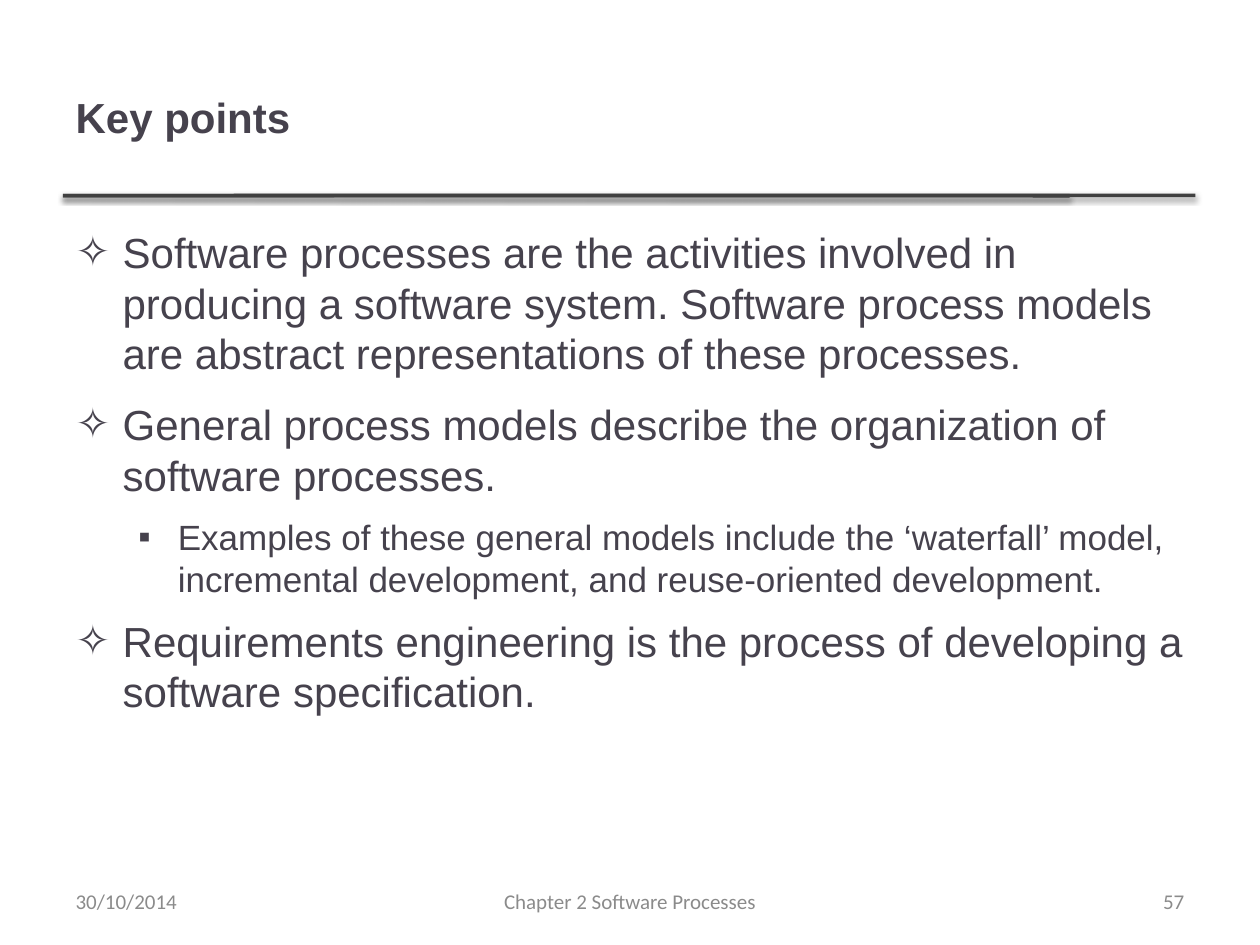
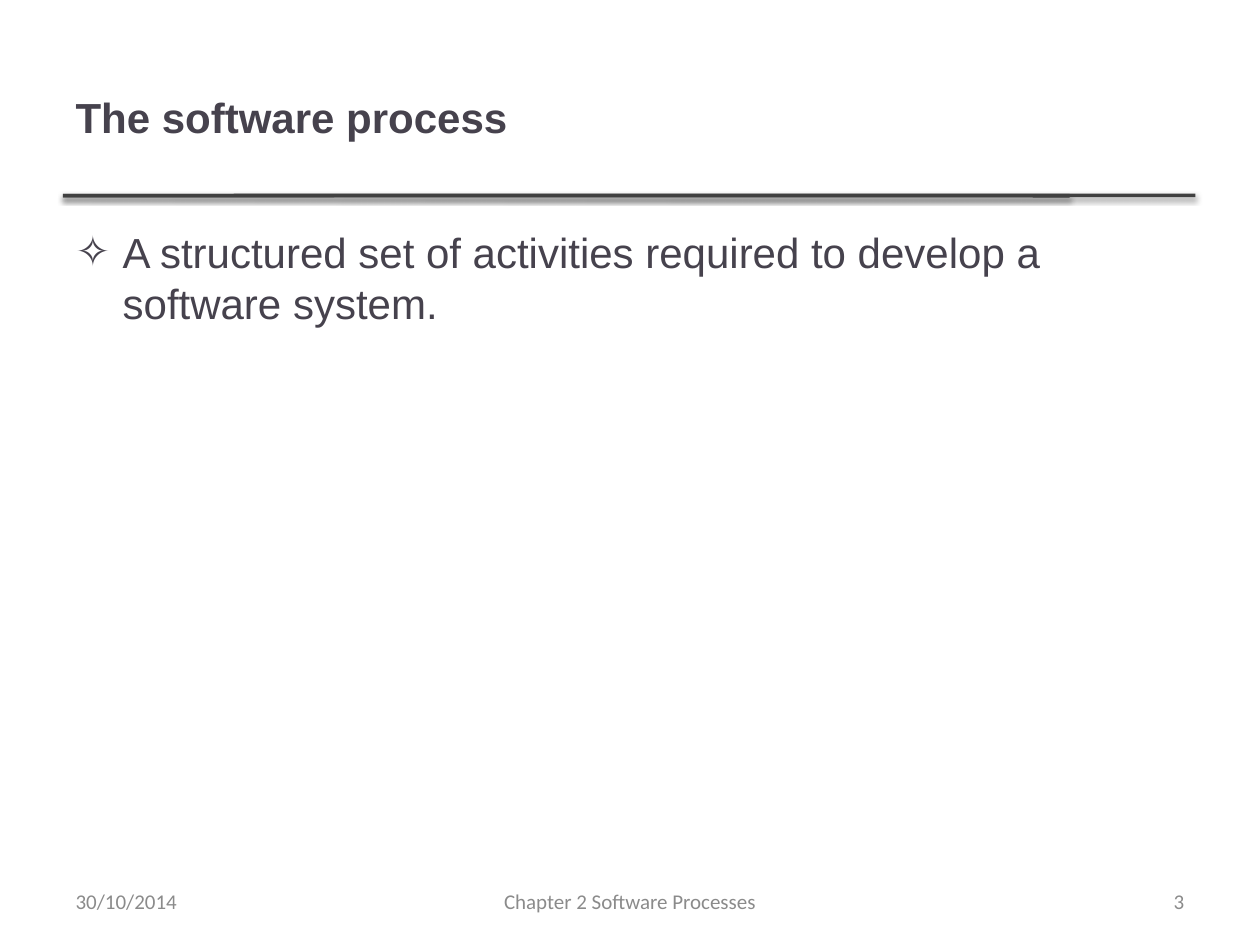
Before and after one commit to umairazfar/Software-Engineering, a slide deck: slide 3 of Slides/Ch2 SW Processes.pptx (slide 57 before the commit). Drawn at 1260x945 pixels with LibreOffice and Linux fonts; fonts in the diff are those of the drawing; background and template pictures are left out. Boxes give left, top, right and bottom in pixels: in the first picture for what was removed or moved away, otherwise in the second. Text is boxed around its words. In the diff, an @@ line names an element or a change of style, - is before the commit and + after.

```diff
--- a/Slides/Ch2 SW Processes.pptx
+++ b/Slides/Ch2 SW Processes.pptx
@@ title at bbox=[76, 102, 507, 141]: text changed @@
-Key points
+The software process
@@ text at bbox=[123, 237, 1040, 327]: text changed @@
-✧ Software processes are the activities involved in producing a software system. Software process models are abstract representations of these processes.
-✧ General process models describe the organization of software processes.
-  ▪ Examples of these general models include the ‘waterfall’ model, incremental development, and reuse-oriented development.
-✧ Requirements engineering is the process of developing a software specification.
+✧ A structured set of activities required to develop a
+  software system.
@@ page number at bbox=[1174, 895, 1185, 909]: text changed @@
-57
+3
```
Also in this commit, not shown: 8 other slides changed, 7 slides removed, 31 other files.
